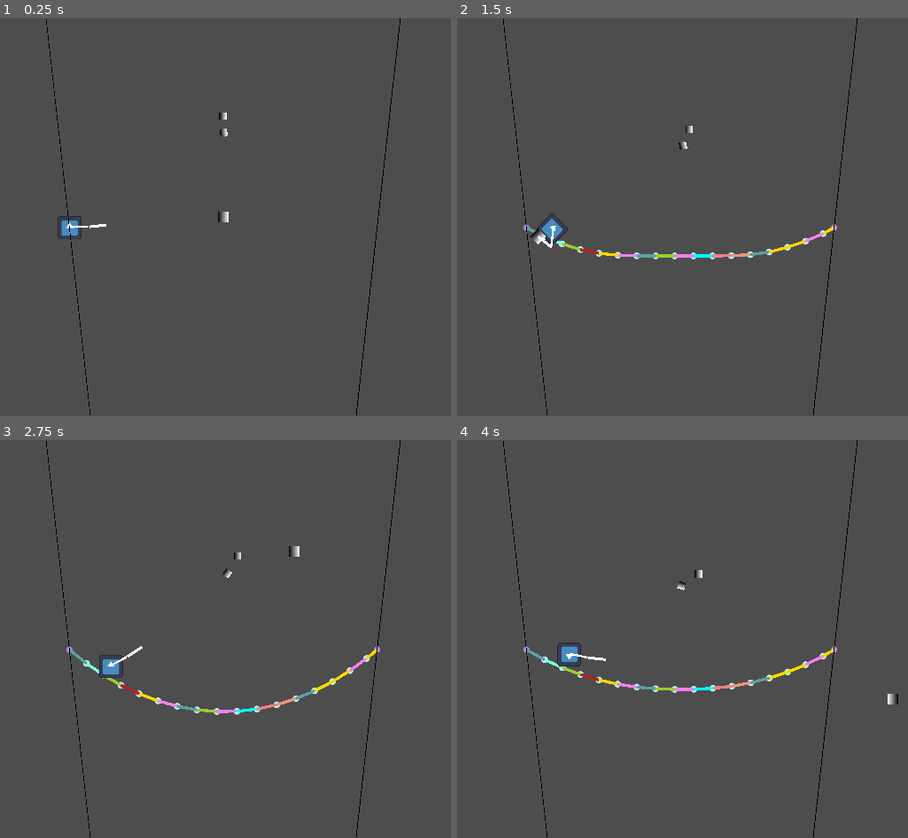
Above: before the commit, frames 1-4 (two rows, left to right).
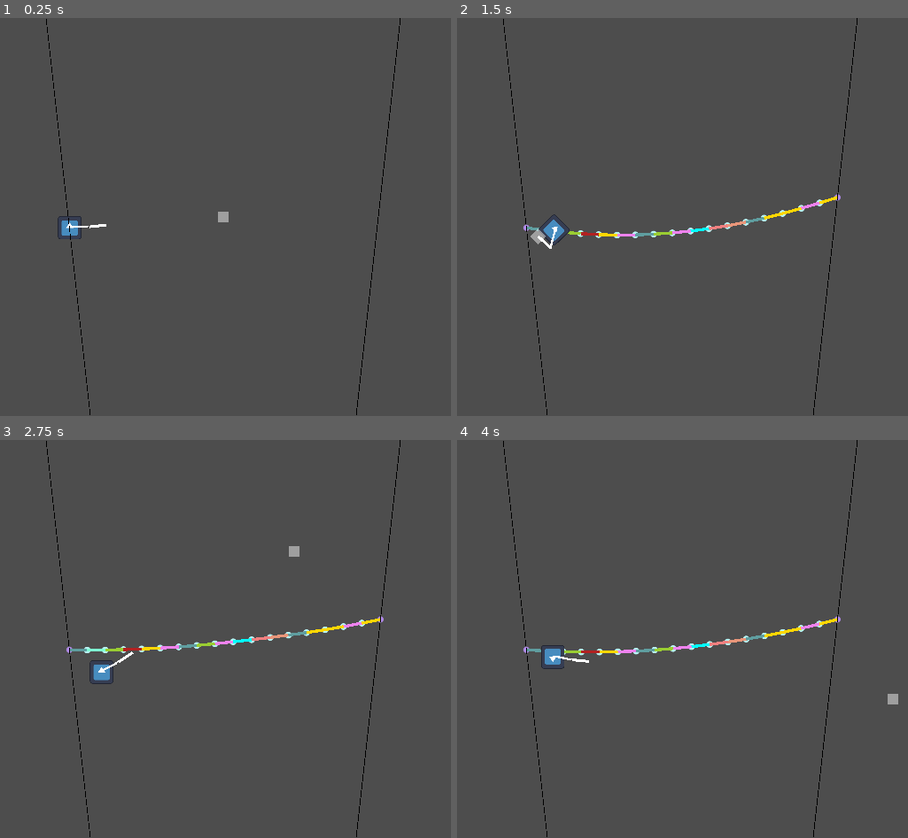
Above: after the commit, the same moments.

Repository: InRe-Dan/ld56
Game: Godot game, scene res://world/world.tscn
Same seed, same stepped clock (60 frames per second), same inputs: the game is played once before the commit and once after it. The engine's default icon, where the game draws it, is replaced by a stand-in: a white triangle on a blue panel in a dark square.
Inputs (mouse positions are in pixels of both pictures, inside the frame that each line leads up to):
- Up to frame 1 (0.25 s): no input
- Up to frame 2 (1.5 s): tap Enter at 0.5 s; move the mouse to (835, 197) at 0.52 s; hold D (move_right) 0.53-1.28 s; click (835, 197) at 0.67 s; move the mouse to (538, 236) at 1.27 s; hold S (move_down) from 1.28 s (still down); click (538, 236) at 1.42 s
- Up to frame 3 (2.75 s): move the mouse to (293, 551) at 2.02 s; release S (move_down) at 2.03 s; hold D (move_right) from 2.03 s (still down); click (293, 551) at 2.17 s
- Up to frame 4 (4 s): move the mouse to (646, 718) at 2.77 s; release D (move_right) at 2.78 s; hold W (move_up) 2.78-3.53 s; click (646, 718) at 2.92 s; move the mouse to (894, 698) at 3.52 s; hold A (move_left) from 3.53 s (still down); click (894, 698) at 3.67 s

The runs differ from the first frame. In frame 1, 0.1% of the frame differs, in the area x 48-51%, y 23-52%; in frame 2, 1.5%; in frame 3, 1.7%; in frame 4, 1.8%, in the area x 15-98%, y 32-67%.

Commit message:
What the hell

Diff:
--- /dev/null
+++ b/global.gd
@@ -0,0 +1,4 @@
+extends Node
+
+
+const web_length : float = 50.0
--- a/project.godot
+++ b/project.godot
@@ -14,6 +14,10 @@
 run/main_scene="res://world/world.tscn"
 config/features=PackedStringArray("4.3", "GL Compatibility")
 config/icon="res://icon.svg"
+
+[autoload]
+
+Global="*res://global.gd"
 
 [display]
 
--- a/spider/spider.gd
+++ b/spider/spider.gd
@@ -65,9 +65,9 @@
 
 ## Fires a web at the current mouse position
 func shoot_web() -> void:
-	#web_cast.global_rotation = 0
-	#web_cast.target_position = global_position.direction_to(get_global_mouse_position()) * 5000
-	#web_cast.force_raycast_update()
+	web_cast.global_rotation = 0
+	web_cast.target_position = global_position.direction_to(get_global_mouse_position()) * 5000
+	web_cast.force_raycast_update()
 	if web_cast.is_colliding():
 		factory.create_web(global_position, web_cast.get_collision_point())
 
--- a/spider/spider.tscn
+++ b/spider/spider.tscn
@@ -9,6 +9,7 @@
 radius = 30.0
 
 [sub_resource type="Gradient" id="Gradient_xskm1"]
+colors = PackedColorArray(1, 1, 1, 0.462745, 1, 1, 1, 0.462745)
 
 [sub_resource type="GradientTexture2D" id="GradientTexture2D_4s3g3"]
 gradient = SubResource("Gradient_xskm1")
@@ -64,7 +65,6 @@
 collision_mask = 2
 
 [node name="WebCast" type="RayCast2D" parent="."]
-position = Vector2(50, 0)
 target_position = Vector2(1920, 0)
 collision_mask = 2
 
--- a/web/web.gd
+++ b/web/web.gd
@@ -18,8 +18,8 @@
 
 # Spring parameters
 var resting_length: float = 0
-var stiffness: float = 500
-var damping: float = 64.0
+var stiffness: float = 640.0
+var damping: float = 1.0
 
 @onready var visual: Line2D = $VisualMask
 @onready var collision: CollisionPolygon2D = $CollisionMask
@@ -47,7 +47,7 @@
 	if point_b.body is RigidBody2D:
 		point_b.body.apply_force(- spring_force)
 
-	if point_a.global_position.distance_squared_to(point_b.global_position) < 50:
+	if point_a.global_position.distance_squared_to(point_b.global_position) < Global.web_length * 2:
 		web_factory.weld(self)
 
 	# Draw web
--- a/web/web_factory.gd
+++ b/web/web_factory.gd
@@ -1,14 +1,13 @@
 ## Factory class for creating new web objects
 class_name WebFactory extends Node2D
 
-const web_length : float = 50
-const web_looseness : float = 0.9 ## Smaller number makes webs artificially tighter
+const web_looseness : float = 0.5 ## Smaller number makes webs artificially tighter
 
-var web_scene: PackedScene = preload("res://web/web.tscn")
+var web_scene : PackedScene = preload("res://web/web.tscn")
 var anchor_joint_scene : PackedScene = preload("res://web/anchor_web_joint.tscn")
 var moveable_joint_scene : PackedScene = preload("res://web/moveable_web_joint.tscn")
 
-@onready var web_scout : ShapeCast2D = $WebScout
+@onready var web_scout: ShapeCast2D = $WebScout
 @onready var joint_scout : ShapeCast2D = $JointScout
 
 
@@ -40,11 +39,18 @@
 
 ## Splits a web into two, destroying the original. Returns the two segments' connecting joint.
 func split(web : Web, pos : Vector2) -> WebJoint:
+	print("split ", web, " at ", pos)
 	var new_joint : WebJoint = moveable_joint_scene.instantiate()
 	new_joint.global_position = pos
 	add_child(new_joint)
-	_create_web_segment(web.point_a, new_joint)
-	_create_web_segment(new_joint, web.point_b)
+	if not is_instance_valid(web.point_a):
+		print("A invalid: ", web, " ", web.point_a)
+		return
+	if not is_instance_valid(web.point_b):
+		print("B invalid: ", web, " ", web.point_b)
+		return
+	_create_web_segment(web.point_a.global_position.distance_to(new_joint.global_position), web.point_a, new_joint)
+	_create_web_segment(web.point_b.global_position.distance_to(new_joint.global_position), new_joint, web.point_b)
 	web.destroy()
 	return new_joint
 
@@ -66,14 +72,13 @@
 	joint_scout.force_shapecast_update()
 	web_scout.force_shapecast_update()
 	var joint : WebJoint = null
-	print(pos)
+
 	# First check if any pivots already exist here
 	if joint_scout.is_colliding():
-		print("A")
+		print("scouted joint at ", pos)
 		joint = joint_scout.get_collider(0).get_parent()
 	# Otherwise check if branches or webs exist
 	elif web_scout.is_colliding():
-		print("B")
 		var object : PhysicsBody2D = web_scout.get_collider(0)
 		if object is StaticBody2D:
 			# This must be a tree
@@ -96,19 +101,22 @@
 
 ## Creates a web between two points
 func create_web(point_a: Vector2, point_b: Vector2) -> void:
-	print(point_a, point_b)
 	if not (check_for_object(point_a) and check_for_object(point_b)):
-		print("Can't create web here.")
+		print("Can't create web here. (No anchor)")
 		return
 
 	var distance: float = point_a.distance_to(point_b)
+	if distance < Global.web_length:
+		print("Can't create web here. (Too short)")
+		return
+
 	var distance_created: float = 0
 	var direction: Vector2 = point_a.direction_to(point_b)
 
 	var start_joint: WebJoint = get_joint_at(point_a)
-	print(start_joint)
+
 	while distance > 0:
-		var new_web_length: float = min(distance, web_length)
+		var new_web_length: float = min(distance, Global.web_length)
 		var start = point_a + direction * distance_created
 		distance_created += new_web_length
 		var end = point_a + direction * distance_created
@@ -116,17 +124,17 @@
 		if not new_joint:
 			return
 		assert(start_joint.global_position != Vector2())
-		_create_web_segment(start_joint, new_joint)
+		_create_web_segment(new_web_length, start_joint, new_joint)
 		start_joint = new_joint
-		distance -= web_length
+		distance -= Global.web_length
 
 
 ## Creates a new web segment
-func _create_web_segment(point_a : WebJoint, point_b : WebJoint = null) -> void:
+func _create_web_segment(length : float, point_a : WebJoint, point_b : WebJoint = null) -> void:
 	# Instantiate new web object
 	var web: Web = web_scene.instantiate() as Web
 	web.point_a = point_a
 	web.point_b = point_b
-	web.resting_length = point_a.position.distance_to(point_b.position) * web_looseness
+	web.resting_length = Global.web_length * web_looseness
 
 	add_child(web)
--- /dev/null
+++ b/world/web_test.tscn
@@ -0,0 +1,53 @@
+[gd_scene load_steps=5 format=3 uid="uid://dcty7w0md2ya3"]
+
+[sub_resource type="RectangleShape2D" id="RectangleShape2D_hi3fh"]
+
+[sub_resource type="Gradient" id="Gradient_u666v"]
+
+[sub_resource type="GradientTexture2D" id="GradientTexture2D_kms8m"]
+gradient = SubResource("Gradient_u666v")
+width = 20
+height = 20
+
+[sub_resource type="GDScript" id="GDScript_1iwkk"]
+script/source = "extends CharacterBody2D
+
+
+# Called when the node enters the scene tree for the first time.
+func _ready() -> void:
+	pass # Replace with function body.
+
+
+# Called every frame. 'delta' is the elapsed time since the previous frame.
+func _process(delta: float) -> void:
+	velocity = global_position.direction_to(get_global_mouse_position()).normalized() * 50
+	move_and_slide()
+"
+
+[node name="WebTest" type="Node2D"]
+
+[node name="FallingBlock" type="RigidBody2D" parent="."]
+position = Vector2(961, 304)
+constant_force = Vector2(0, 30)
+
+[node name="CollisionShape2D2" type="CollisionShape2D" parent="FallingBlock"]
+shape = SubResource("RectangleShape2D_hi3fh")
+
+[node name="Sprite2D" type="Sprite2D" parent="FallingBlock"]
+texture = SubResource("GradientTexture2D_kms8m")
+
+[node name="StaticBlock" type="CharacterBody2D" parent="."]
+position = Vector2(959, 254)
+script = SubResource("GDScript_1iwkk")
+
+[node name="CollisionShape2D" type="CollisionShape2D" parent="StaticBlock"]
+shape = SubResource("RectangleShape2D_hi3fh")
+
+[node name="Sprite2D2" type="Sprite2D" parent="StaticBlock"]
+texture = SubResource("GradientTexture2D_kms8m")
+
+[node name="DampedSpringJoint2D" type="DampedSpringJoint2D" parent="."]
+position = Vector2(960, 254)
+node_a = NodePath("../StaticBlock")
+node_b = NodePath("../FallingBlock")
+disable_collision = false
--- a/world/world.tscn
+++ b/world/world.tscn
@@ -1,32 +1,8 @@
-[gd_scene load_steps=8 format=3 uid="uid://4a2wbnhvgulj"]
+[gd_scene load_steps=4 format=3 uid="uid://4a2wbnhvgulj"]
 
 [ext_resource type="Script" path="res://world/world.gd" id="1_m6c00"]
 [ext_resource type="PackedScene" uid="uid://dqyqlpicgb0dq" path="res://web/web_factory.tscn" id="2_u3u5w"]
 [ext_resource type="PackedScene" uid="uid://d3ud2rqlsvy6p" path="res://spider/spider.tscn" id="3_pypjb"]
-
-[sub_resource type="RectangleShape2D" id="RectangleShape2D_hi3fh"]
-
-[sub_resource type="Gradient" id="Gradient_u666v"]
-
-[sub_resource type="GradientTexture2D" id="GradientTexture2D_kms8m"]
-gradient = SubResource("Gradient_u666v")
-width = 20
-height = 20
-
-[sub_resource type="GDScript" id="GDScript_1iwkk"]
-script/source = "extends CharacterBody2D
-
-
-# Called when the node enters the scene tree for the first time.
-func _ready() -> void:
-	pass # Replace with function body.
-
-
-# Called every frame. 'delta' is the elapsed time since the previous frame.
-func _process(delta: float) -> void:
-	velocity = global_position.direction_to(get_global_mouse_position()).normalized() * 50
-	move_and_slide()
-"
 
 [node name="World" type="Node2D"]
 script = ExtResource("1_m6c00")
@@ -62,31 +38,3 @@
 [node name="CollisionMask" type="CollisionPolygon2D" parent="RightTree"]
 build_mode = 1
 polygon = PackedVector2Array(1440, 0, 1320, 1080)
-
-[node name="WebTest" type="Node2D" parent="."]
-
-[node name="FallingBlock" type="RigidBody2D" parent="WebTest"]
-position = Vector2(961, 304)
-constant_force = Vector2(0, 30)
-
-[node name="CollisionShape2D2" type="CollisionShape2D" parent="WebTest/FallingBlock"]
-shape = SubResource("RectangleShape2D_hi3fh")
-
-[node name="Sprite2D" type="Sprite2D" parent="WebTest/FallingBlock"]
-texture = SubResource("GradientTexture2D_kms8m")
-
-[node name="StaticBlock" type="CharacterBody2D" parent="WebTest"]
-position = Vector2(959, 254)
-script = SubResource("GDScript_1iwkk")
-
-[node name="CollisionShape2D" type="CollisionShape2D" parent="WebTest/StaticBlock"]
-shape = SubResource("RectangleShape2D_hi3fh")
-
-[node name="Sprite2D2" type="Sprite2D" parent="WebTest/StaticBlock"]
-texture = SubResource("GradientTexture2D_kms8m")
-
-[node name="DampedSpringJoint2D" type="DampedSpringJoint2D" parent="WebTest"]
-position = Vector2(960, 254)
-node_a = NodePath("../StaticBlock")
-node_b = NodePath("../FallingBlock")
-disable_collision = false
